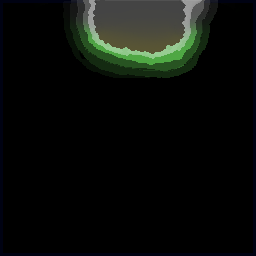
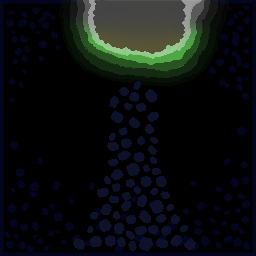
Layer changes from the first 256x256 image to the second:
added layer "Layer 3" above "Layer 1" over [4, 5, 251, 252]
painted on "Layer 1" over [0, 0, 256, 256]
